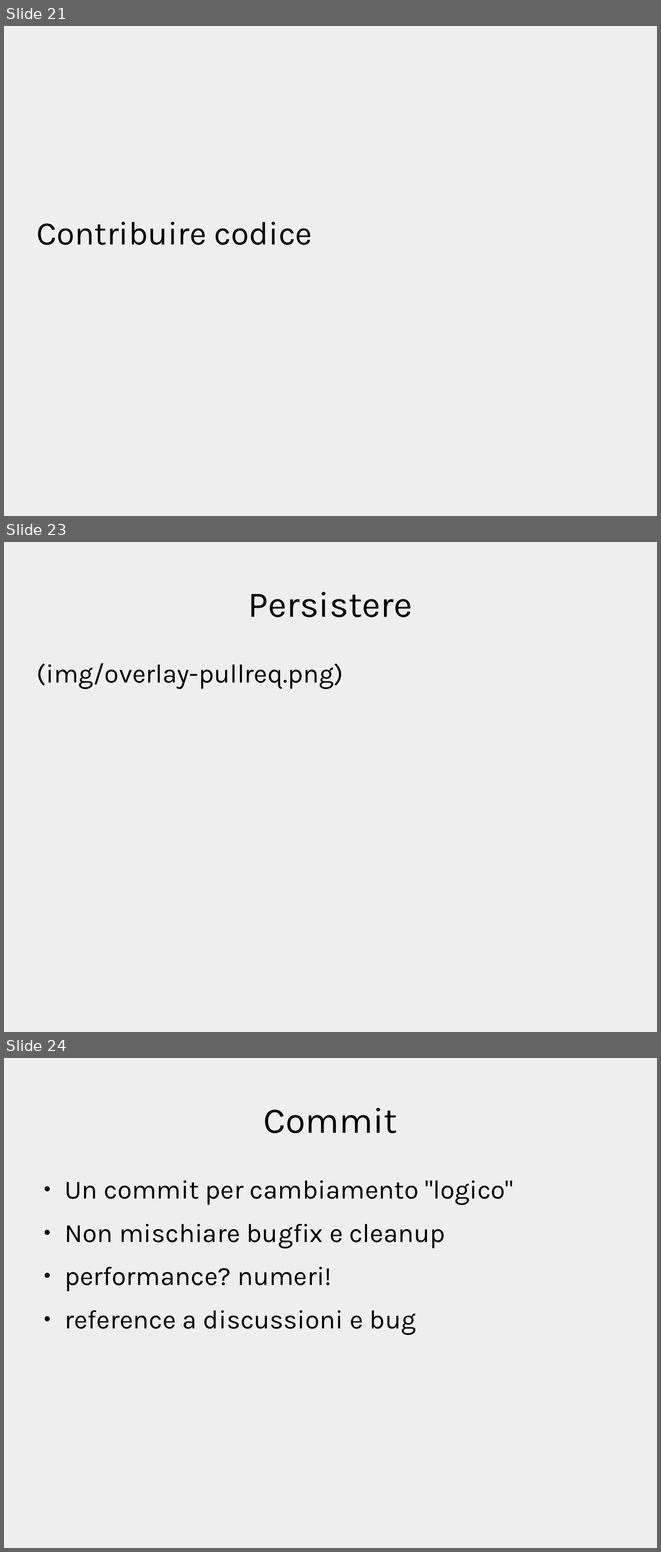
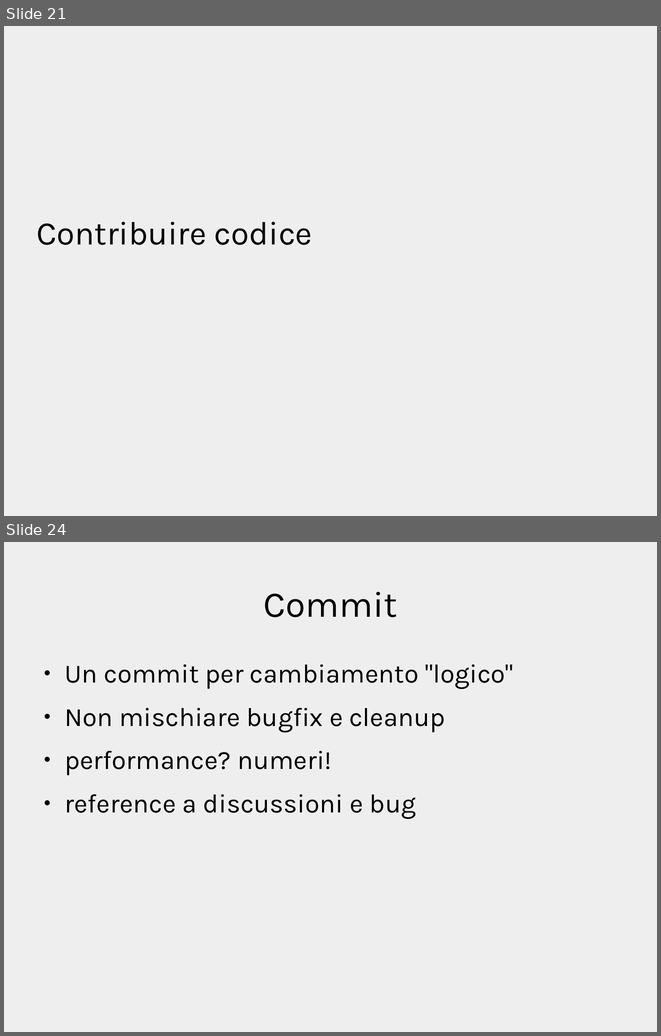
Before and after one commit to xrmx/tcs-sviluppocollaborativo, a slide deck: sviluppo.odp. Shown one above the other, each under a label of ours: slides 21, 23 and 24 before the commit, slides 21 and 24 after it; the slides between them are not shown. The pictures are 661x1552 and 661x1036 pixels, drawn with LibreOffice and Linux fonts; fonts in the diff are those of the drawing. Boxes give left, top, right and bottom in pixels: in the first picture for what was removed or moved away, otherwise in the second. Text is boxed around its words. In the diff, an @@ line names an element or a change of style, - is before the commit and + after.

```diff
--- a/sviluppo.odp
+++ b/sviluppo.odp
@@ slide 23 removed at box(4, 542, 657, 1032), background #EEEEEE @@
@@ title removed at box(248, 592, 413, 617) @@
-Persistere
@@ text removed at box(37, 663, 343, 689) @@
-(img/overlay-pullreq.png)
```
Also in this commit, not shown: 11 slides changed, 1 slide added, 1 other file.
